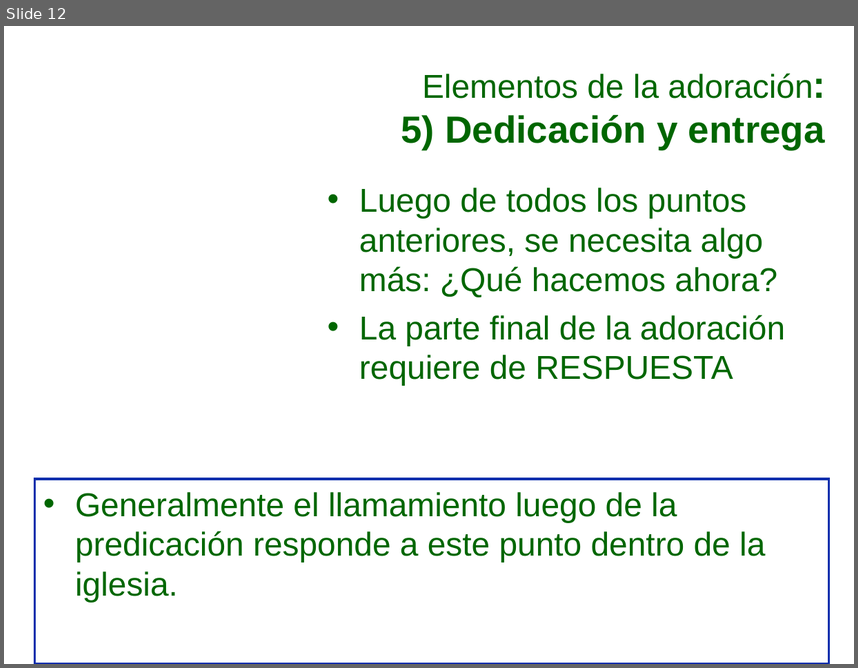
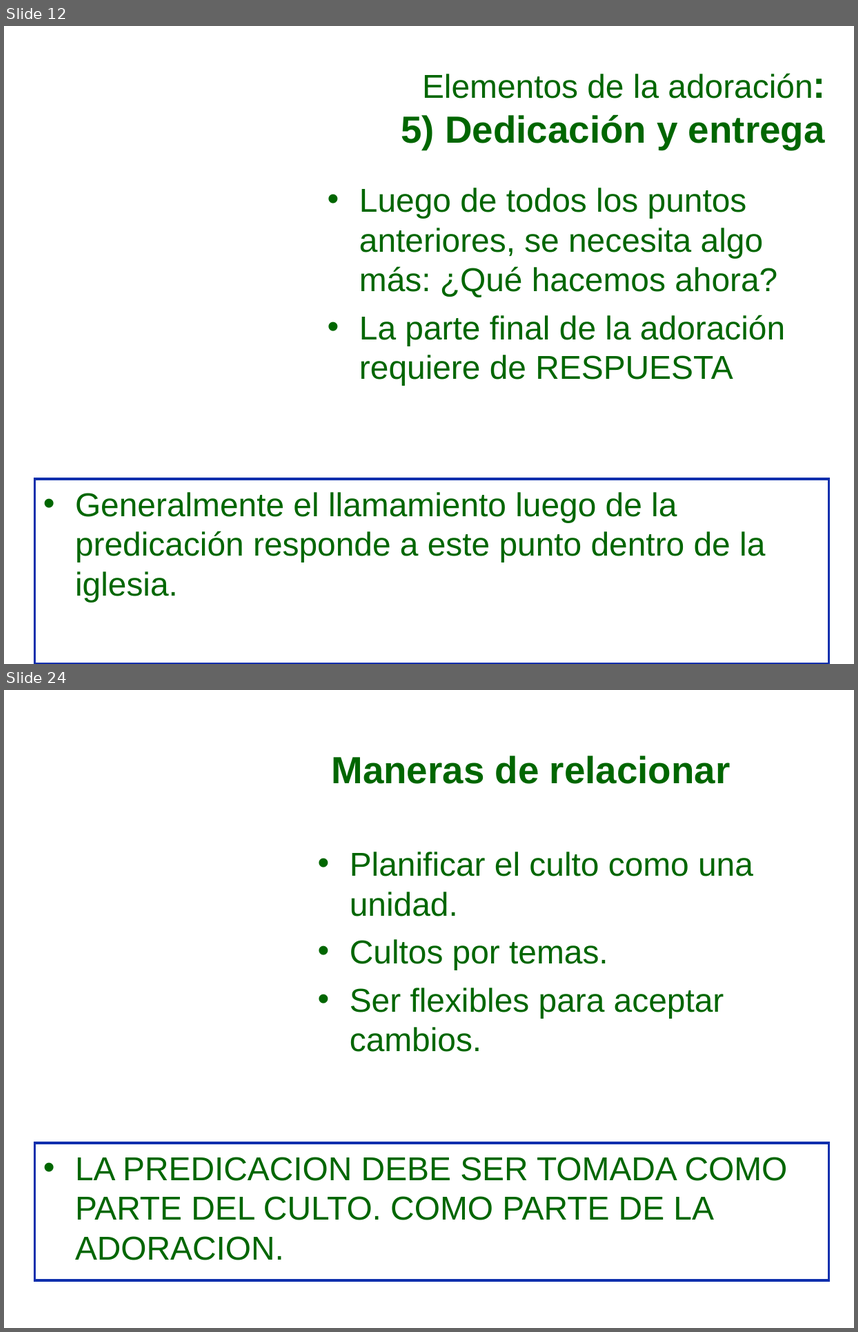
Before and after one commit to afols/iglesia, a slide deck: trunk/ iglesia --username adrianfols/Escuela Dominical/Iglecrecimiento/Mi_iglesia_puede_S4.ppt. Shown one above the other, each under a label of ours: slide 12 before the commit, slides 12 and 24 after it; the slides between them are not shown. The pictures are 858x668 and 858x1332 pixels, drawn with LibreOffice and Linux fonts; fonts in the diff are those of the drawing; background and template pictures are left out. Boxes give left, top, right and bottom in pixels: in the first picture for what was removed or moved away, otherwise in the second. Text is boxed around its words. In the diff, an @@ line names an element or a change of style, - is before the commit and + after.

```diff
--- a/trunk/ iglesia --username adrianfols/Escuela Dominical/Iglecrecimiento/Mi_iglesia_puede_S4.ppt
+++ b/trunk/ iglesia --username adrianfols/Escuela Dominical/Iglecrecimiento/Mi_iglesia_puede_S4.ppt
@@ slide 24 added at bbox=[4, 690, 854, 1328], background picture (left out) @@
@@ title added at bbox=[331, 756, 731, 784], 32 pt, text #006600, bold @@
+Maneras de relacionar
@@ text added at bbox=[350, 851, 753, 1052], 28 pt, text #006600 @@
+• Planificar el culto como una unidad.
+• Cultos por temas.
+• Ser flexibles para aceptar cambios.
@@ rectangle added at bbox=[34, 1143, 829, 1280], fill #FFFFFF, outline #0E2FAD 2.01 pt, 28 pt, text #006600 @@
+• LA PREDICACION DEBE SER TOMADA COMO PARTE DEL CULTO. COMO PARTE DE LA ADORACION.
```
Also in this commit, not shown: 14 other slides added.
